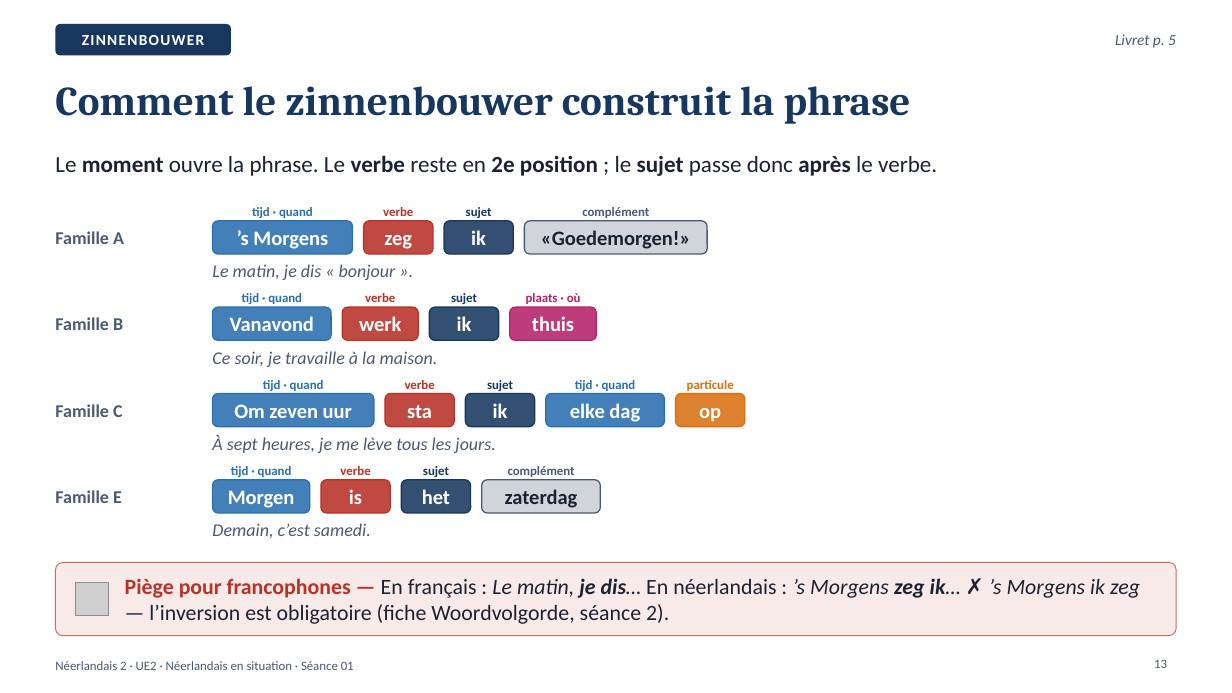
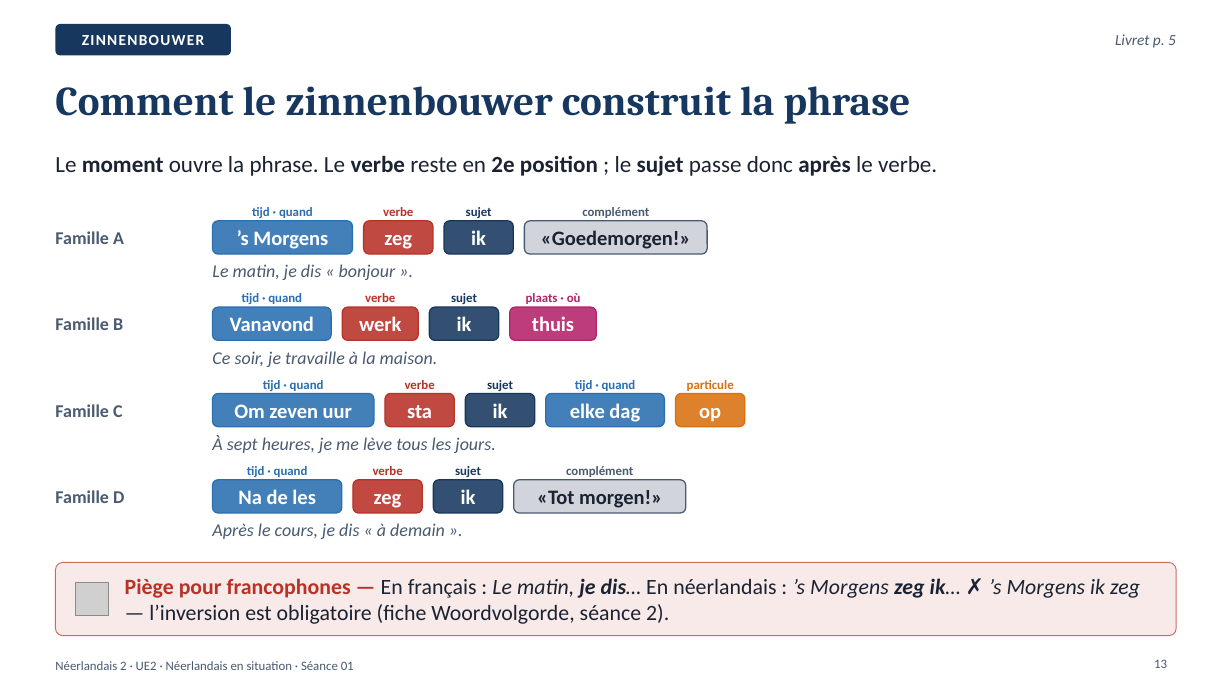
Before and after one commit to ajouniaux/talenleren, a slide deck: slide 13 of neerlandais2/powerpoints/Seance_01_Kennismaking_Goedemorgen.pptx. Drawn at 1232x693 pixels with LibreOffice and Linux fonts; fonts in the diff are those of the drawing; grey boxes stand for pictures. Boxes give left, top, right and bottom in pixels: in the first picture for what was removed or moved away, otherwise in the second. Text is boxed around its words. In the diff, an @@ line names an element or a change of style, - is before the commit and + after.

```diff
--- a/neerlandais2/powerpoints/Seance_01_Kennismaking_Goedemorgen.pptx
+++ b/neerlandais2/powerpoints/Seance_01_Kennismaking_Goedemorgen.pptx
@@ text "tijd · quand" moved from (x1=231, y1=466, x2=292, y2=477) to (x1=247, y1=466, x2=308, y2=477) @@
@@ text "complément" moved from (x1=508, y1=466, x2=575, y2=477) to (x1=566, y1=466, x2=633, y2=477) @@
@@ text at (x1=55, y1=490, x2=124, y2=503): text changed @@
-Famille E
+Famille D
@@ rounded rectangle resized from (x1=213, y1=480, x2=310, y2=513) to (x1=213, y1=480, x2=342, y2=513) @@
@@ text at (x1=238, y1=489, x2=315, y2=504): text changed @@
-Morgen
+Na de les
@@ text at (x1=374, y1=494, x2=402, y2=508): text changed @@
-is
+zeg
@@ 2 texts, 2 rounded rectangles moved together from (x1=321, y1=466, x2=470, y2=513) to (x1=353, y1=466, x2=503, y2=513) @@
@@ text at (x1=461, y1=489, x2=476, y2=504): text changed @@
-het
+ik
@@ rounded rectangle resized from (x1=482, y1=480, x2=600, y2=513) to (x1=514, y1=480, x2=686, y2=513) @@
@@ text at (x1=537, y1=490, x2=662, y2=508): text changed @@
-zaterdag
+«Tot morgen!»
@@ text at (x1=212, y1=523, x2=445, y2=539): text changed @@
-Demain, c’est samedi.
+Après le cours, je dis « à demain ».
```
Also in this commit, not shown: 18 other slides changed, 1 other file.
